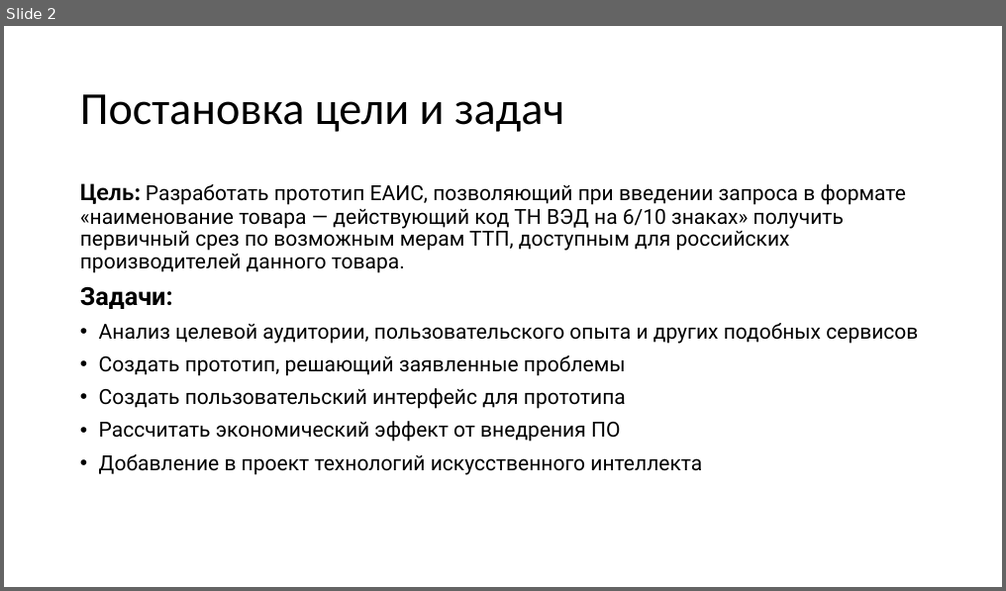
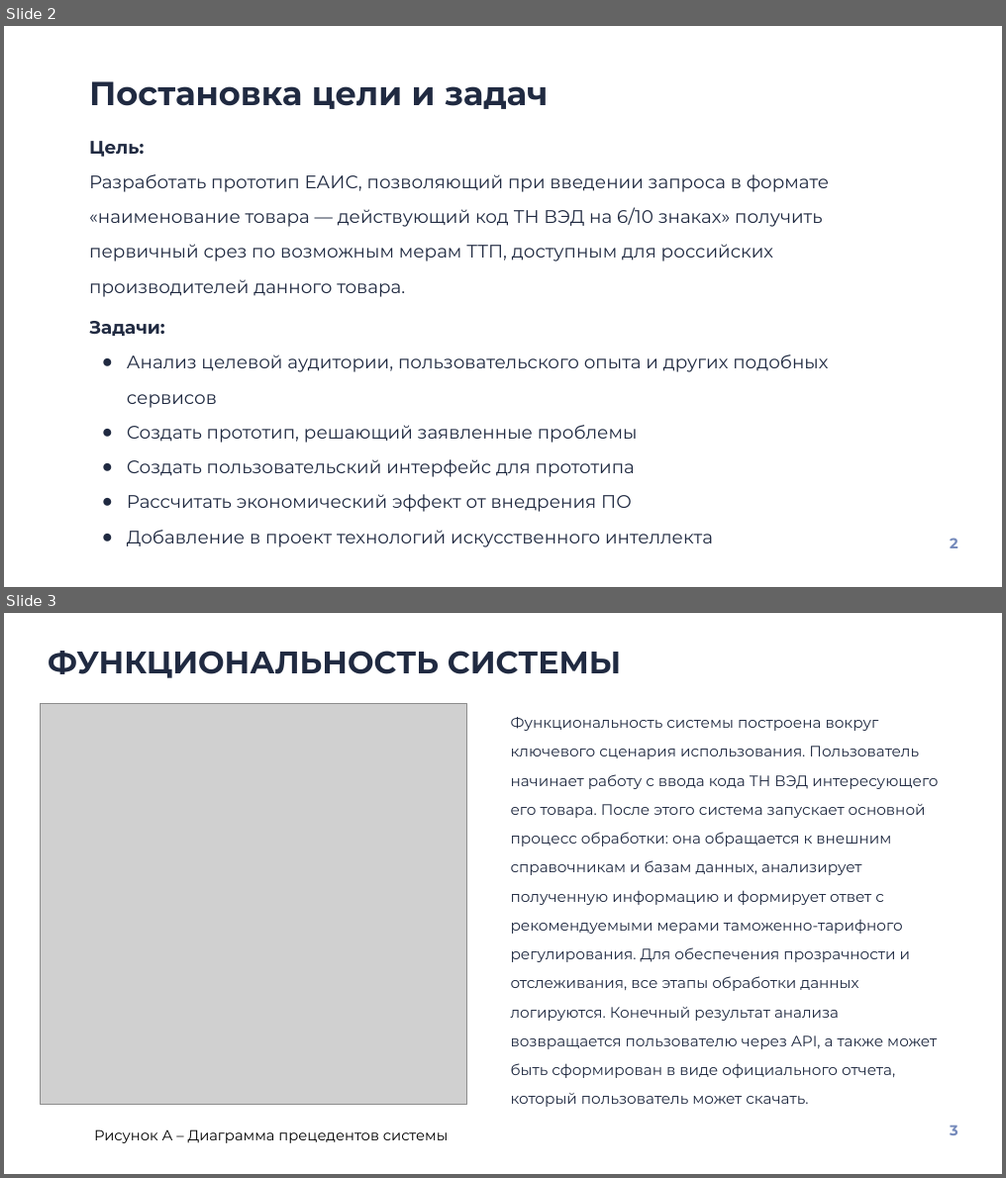
Before and after one commit to maxikfedorov/trade-defense-platform, a slide deck: assets/НейроСанитары_Моспром_v1.pptx. Shown one above the other, each under a label of ours: slide 2 before the commit, slides 2 and 3 after it. The pictures are 1006x591 and 1006x1178 pixels, drawn with LibreOffice and Linux fonts; fonts in the diff are those of the drawing; grey boxes stand for pictures. Boxes give left, top, right and bottom in pixels: in the first picture for what was removed or moved away, otherwise in the second. Text is boxed around its words. In the diff, an @@ line names an element or a change of style, - is before the commit and + after.

```diff
--- a/assets/НейроСанитары_Моспром_v1.pptx
+++ b/assets/НейроСанитары_Моспром_v1.pptx
@@ slide 3 added at (4, 613, 1002, 1174), background #FFFFFF @@
@@ title added at (48, 651, 621, 678), 30 pt, text #202A41, bold @@
+ФУНКЦИОНАЛЬНОСТЬ СИСТЕМЫ
@@ picture added at (40, 703, 466, 1104) @@
@@ text added at (511, 717, 938, 1107), 14.5 pt, text #202A41 @@
+Функциональность системы построена вокруг ключевого сценария использования. Пользователь начинает работу с ввода кода ТН ВЭД интересующего его товара. После этого система запускает основной процесс обработки: она обращается к внешним справочникам и базам данных, анализирует полученную информацию и формирует ответ с рекомендуемыми мерами таможенно-тарифного регулирования. Для обеспечения прозрачности и отслеживания, все этапы обработки данных логируются. Конечный результат анализа возвращается пользователю через API, а также может быть сформирован в виде официального отчета, который пользователь может скачать.
@@ text added at (94, 1130, 448, 1144), 14 pt, text #000000 @@
+Рисунок А – Диаграмма прецедентов системы
@@ text added at (949, 1125, 958, 1136), 14 pt, text #758ABB, bold @@
+3
@@ slide 2 changed as well @@
@@ title "Постановка цели и задач": place and size @@
-title "Постановка цели и задач" at (80, 94, 564, 132)
+title "Постановка цели и задач" at (89, 81, 548, 109)
@@ title "Постановка цели и задач" at (89, 81, 548, 109): size 44 to 32 pt, font Calibri to Montserrat, text colour #000000 to #202A41, bold on; line spacing 0.9 to 1; vertical alignment middle to top @@
@@ text "Цель:": place and size @@
-text "Цель:" at (80, 183, 918, 475)
+text "Цель:" at (89, 141, 830, 548)
@@ text at (89, 141, 830, 297): text changed; size 20 to 17.5 pt; font Roboto to Montserrat; text colour #000000 to #202A41 @@
-Цель: Разработать прототип ЕАИС, позволяющий при введении запроса в формате «наименование товара — действующий код ТН ВЭД на 6/10 знаках» получить первичный срез по возможным мерам ТТП, доступным для российских производителей данного товара.
+Цель:
+Разработать прототип ЕАИС, позволяющий при введении запроса в формате «наименование товара — действующий код ТН ВЭД на 6/10 знаках» получить первичный срез по возможным мерам ТТП, доступным для российских производителей данного товара.
@@ text at (89, 321, 828, 548): size 24 to 17.5 pt in "Задачи:"; font Roboto to Montserrat, text colour #000000 to #202A41 in "Задачи:", "Анализ целевой аудитории, пользовательского опыта и других ...", "Создать прототип, решающий заявленные проблемы", "Создать пользовательский интерфейс для прототипа" and 2 more places; size 20 to 17.5 pt in "Анализ целевой аудитории, пользовательского опыта и других ...", "Создать прототип, решающий заявленные проблемы", "Создать пользовательский интерфейс для прототипа", "Рассчитать экономический эффект от внедрения ПО" and 1 more places; line spacing 0.9 to 1.6; less space between paragraphs; bullet • to ● @@
@@ text added at (949, 538, 958, 549), 14 pt, text #758ABB, bold @@
+2
```
Also in this commit, not shown: 4 other slides changed, 5 other slides added, 5 slides removed, 4 other files.
